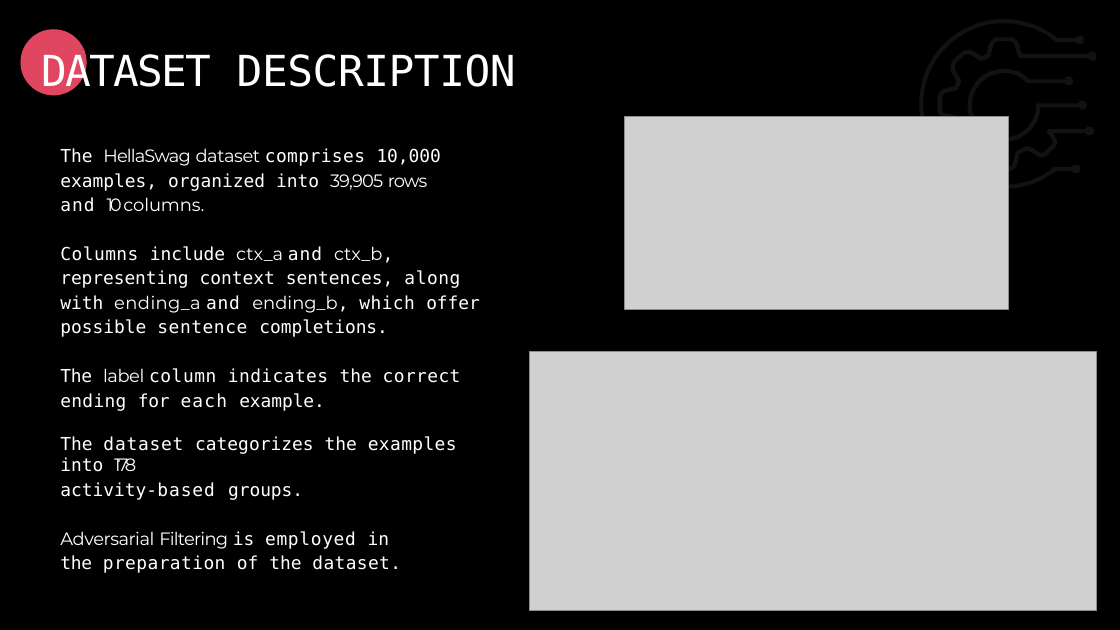
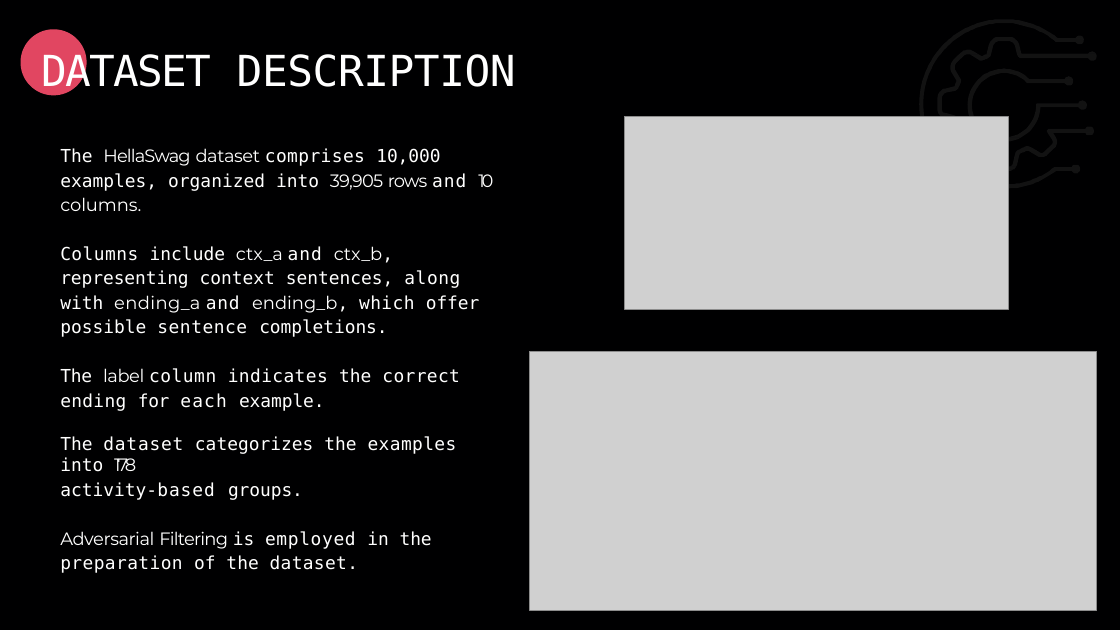
Before and after one commit to AdityaGhosh1008/Auto_complete_using_multi_N_grams, a slide deck: slide 3 of ML_Project_23.pptx. Drawn at 1120x630 pixels with LibreOffice and Linux fonts; fonts in the diff are those of the drawing; grey boxes stand for pictures; background and template pictures are left out. Boxes give left, top, right and bottom in pixels: in the first picture for what was removed or moved away, otherwise in the second. Text is boxed around its words. In the diff, an @@ line names an element or a change of style, - is before the commit and + after.

```diff
--- a/ML_Project_23.pptx
+++ b/ML_Project_23.pptx
@@ text at <box>60,148,493,573</box>: letter spacing 0.6 to 0.5 pt in "comprises", "ending_a which", "indicates", "preparation"; letter spacing 1.1 to 1 pt in "and"; letter spacing -0.2 to -0.3 pt in "The", "the"; letter spacing 1.6 to 1.5 pt in "each"; letter spacing 0.5 to 0.4 pt in "dataset." @@
```
Also in this commit, not shown: 7 other slides changed, 1 other file.
